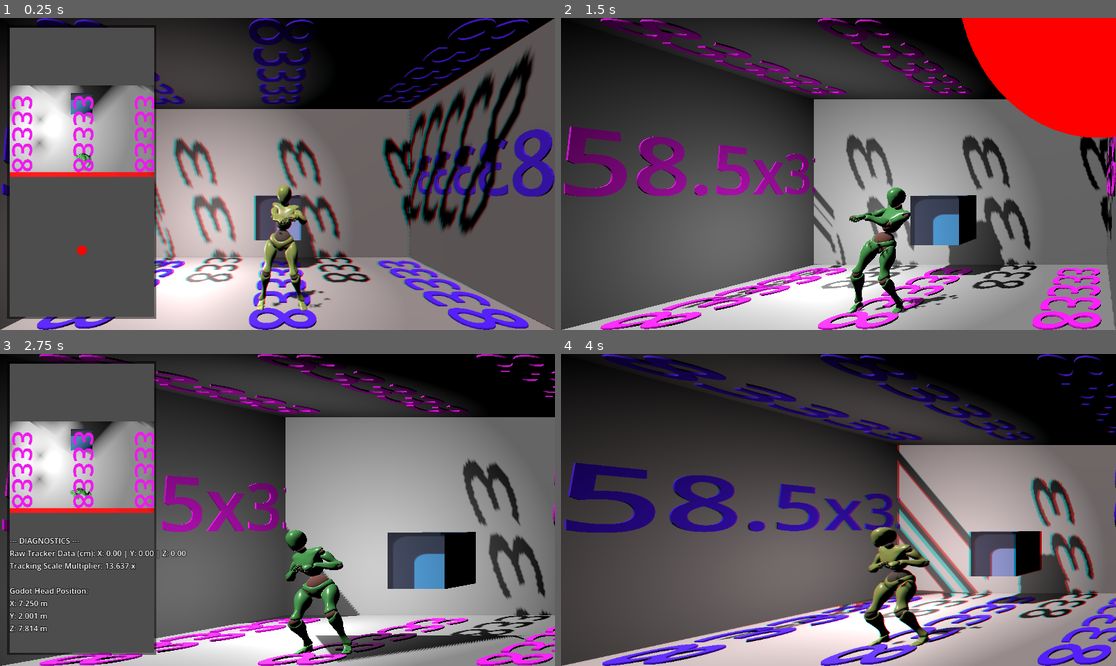
Above: before the commit, frames 1-4 (two rows, left to right).
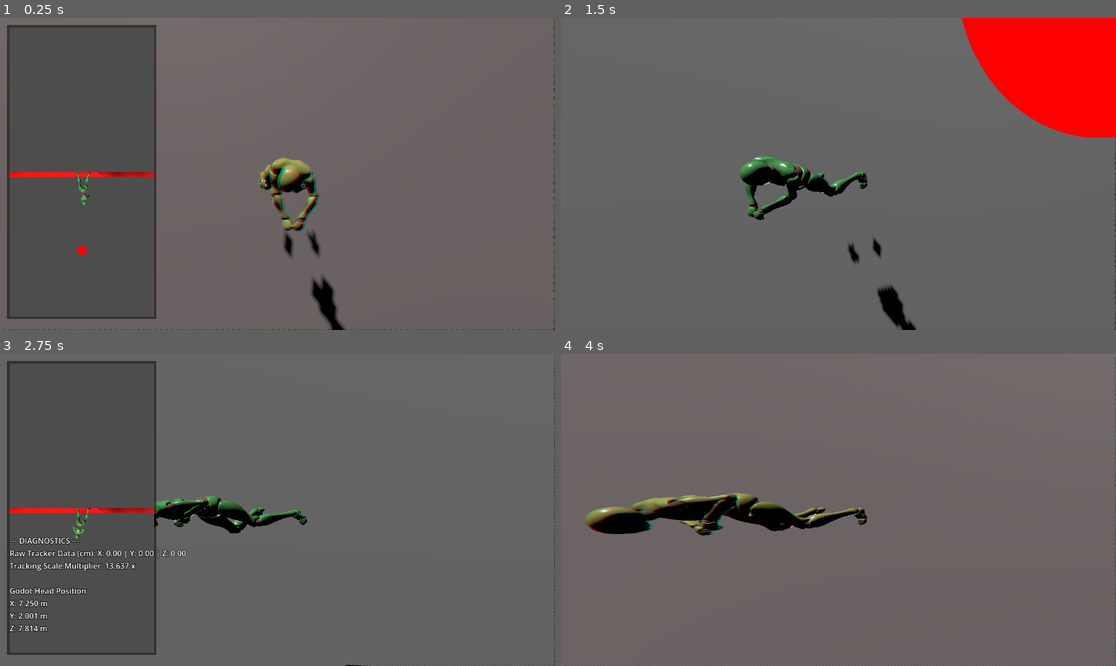
Above: after the commit, the same moments.

Repository: Jetpackjules/Godot-Digital-Window-2.5D-V3-2026
Game: Godot game, scene res://Main.tscn
Same seed, same stepped clock (60 frames per second), same inputs: the game is played once before the commit and once after it. The engine's default icon, where the game draws it, is replaced by a stand-in: a white triangle on a blue panel in a dark square.
Inputs:
- Up to frame 1 (0.25 s): no input
- Up to frame 2 (1.5 s): tap Enter (ui_accept) at 0.5, 0.77 s; hold Right (ui_right) 0.53-1.28 s; tap T at 0.6 s; hold Down (ui_down) from 1.28 s (still down); tap Tab at 1.35 s
- Up to frame 3 (2.75 s): tap Enter (ui_accept) at 1.52 s; release Down (ui_down) at 2.03 s; hold Right (ui_right) from 2.03 s (still down); tap R at 2.1 s
- Up to frame 4 (4 s): release Right (ui_right) at 2.78 s; hold Up (ui_up) 2.78-3.53 s; tap T at 2.85 s; tap Enter (ui_accept) at 3.02, 3.77 s; hold Left (ui_left) from 3.53 s (still down); tap Tab at 3.6 s

The runs differ from the first frame. In frame 1, 63% of the frame differs, in the area x 0-100%, y 0-100%; in frame 2, 71%; in frame 3, 70%; in frame 4, 83%.

Commit message:
Added top-down

Diff:
--- a/Main.tscn
+++ b/Main.tscn
@@ -3,11 +3,11 @@
 [ext_resource type="Script" uid="uid://dn26tpt4cuwss" path="res://Generic Code/Player.gd" id="1_glv2v"]
 [ext_resource type="Script" uid="uid://dinc44gw3mrvr" path="res://Perspective_Cam.gd" id="2_r0du0"]
 [ext_resource type="Texture2D" uid="uid://bxl8v6cotb4ak" path="res://icon.svg" id="3_cm0pq"]
-[ext_resource type="PackedScene" uid="uid://dk1sfjmbix8yc" path="res://Views/test_box.tscn" id="4_trn2v"]
 [ext_resource type="Script" uid="uid://dxns726aueit5" path="res://analgyph_script.gd" id="5_fos0i"]
 [ext_resource type="Texture2D" uid="uid://c74x0p14k8kd1" path="res://Assets/fish.jpg" id="6_3dxm6"]
 [ext_resource type="Script" uid="uid://co7672yt3e3gk" path="res://open_track_client.gd" id="7_lgr22"]
 [ext_resource type="Script" uid="uid://754lm5ou3rhb" path="res://screen_scaling.gd" id="8_trn2v"]
+[ext_resource type="PackedScene" uid="uid://delrmijg0sq27" path="res://Views/flat.tscn" id="9_03owx"]
 [ext_resource type="Script" uid="uid://cox3vlamhlmri" path="res://view_switcher.gd" id="9_vs123"]
 
 [sub_resource type="PlaneMesh" id="PlaneMesh_a202f"]
@@ -37,10 +37,6 @@
 [sub_resource type="QuadMesh" id="QuadMesh_fos0i"]
 material = SubResource("StandardMaterial3D_r0du0")
 size = Vector2(0.25, 8)
-
-[sub_resource type="BoxMesh" id="BoxMesh_glv2v"]
-flip_faces = true
-size = Vector3(7.111, 4, 4)
 
 [node name="Main" type="Node3D" unique_id=1224428574]
 
@@ -112,7 +108,7 @@
 [node name="View" type="Node3D" parent="." unique_id=1612227734]
 transform = Transform3D(1, 0, 0, 0, 1, 0, 0, 0, 1, 0, 2.25, 0)
 script = ExtResource("9_vs123")
-current_view_name = "test_box.tscn"
+current_view_name = "flat.tscn"
 
 [node name="Red_Border" type="Node3D" parent="View" unique_id=1379736672]
 transform = Transform3D(1, 0, 0, 0, 1, 0, 0, 0, 1, 0, -2.25, 0)
@@ -133,6 +129,4 @@
 transform = Transform3D(-4.371139e-08, 1, 4.371139e-08, 0, -4.371139e-08, 1, 1, 4.371139e-08, 1.9106855e-15, 0, 0, 0.125)
 mesh = SubResource("QuadMesh_fos0i")
 
-[node name="Box" type="MeshInstance3D" parent="View" unique_id=666923875 instance=ExtResource("4_trn2v")]
-transform = Transform3D(1.125, 0, 0, 0, 1.125, 0, 0, 0, 1.125, 0, 0, -2.25)
-mesh = SubResource("BoxMesh_glv2v")
+[node name="Flat" type="Node3D" parent="View" unique_id=783687752 instance=ExtResource("9_03owx")]
--- /dev/null
+++ b/Views/flat.tscn
@@ -0,0 +1,14 @@
+[gd_scene format=3 uid="uid://delrmijg0sq27"]
+
+[ext_resource type="PackedScene" uid="uid://iyk13aa885oo" path="res://Assets/silly_dancing.tscn" id="1_fbf4e"]
+
+[sub_resource type="QuadMesh" id="QuadMesh_5y7sw"]
+size = Vector2(8, 4.5)
+
+[node name="Flat" type="Node3D" unique_id=783687752]
+
+[node name="MeshInstance3D" type="MeshInstance3D" parent="." unique_id=1395451366]
+mesh = SubResource("QuadMesh_5y7sw")
+
+[node name="Silly Dancing" parent="." unique_id=1605361915 instance=ExtResource("1_fbf4e")]
+transform = Transform3D(1, 0, 0, 0, -4.371139e-08, -1, 0, 1, -4.371139e-08, 0, 0, 0)
